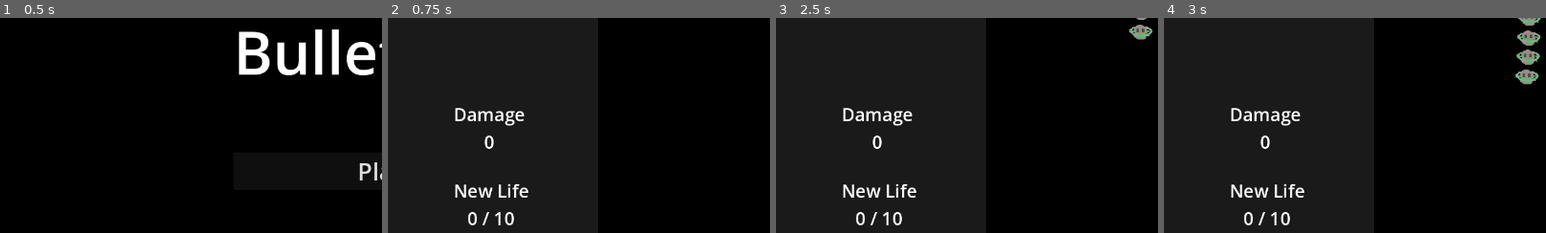
Above: before the commit, frames 1-4 (left to right).
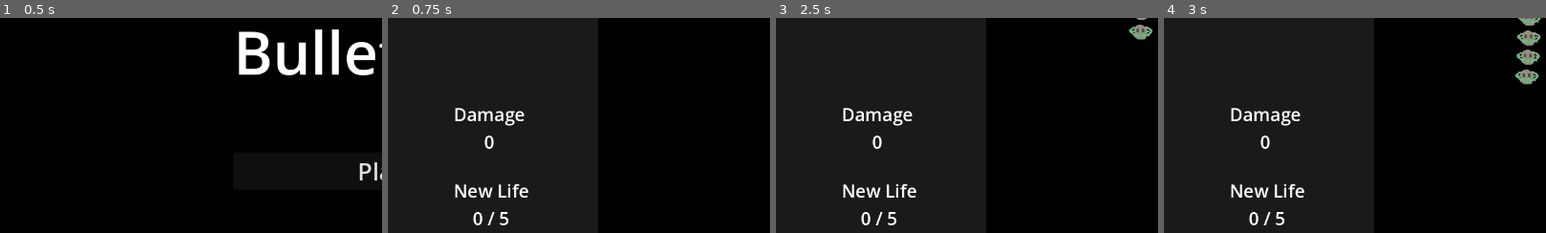
Above: after the commit, the same moments.

Repository: lukeledvina/Bullet-Hell-Godot
Game: Godot game, scene res://Scenes/main_menu.tscn
The game is run twice, just before and just after one commit, with the same random seed, the same clock (stepped at 60 frames per second) and the same inputs.
Inputs:
- Up to frame 1 (0.5 s): no input
- Up to frame 2 (0.75 s): click "Play" at 0.5 s
- Up to frame 3 (2.5 s): tap Enter at 1.25 s; hold D (right) 1.28-2.03 s; hold Space (shoot) 1.28-2.03 s; hold S (down) from 2.03 s (still down); tap Shift (slow) at 2.1 s
- Up to frame 4 (3 s): release S (down) at 2.78 s; hold D (right) from 2.78 s (still down); hold Space (shoot) from 2.78 s (still down)
The pictures show only the part of the screen within x 0-50%, y 16-66%; the shares and areas given below are measured in that part.

Frame 1 is identical in both runs. In frame 2, 0.4% of the frame differs, in the area x 21-33%, y 90-97%; in frame 3, 0.4%; in frame 4, 0.4%.

Commit message:
Added power-ups

Diff:
--- /dev/null
+++ b/Scenes/PowerUps/damage_power_up.tscn
@@ -0,0 +1,8 @@
+[gd_scene load_steps=2 format=3 uid="uid://cry2ksx3dg8cu"]
+
+[ext_resource type="PackedScene" uid="uid://c8y0kuuye1tn5" path="res://Scenes/PowerUps/power_up.tscn" id="1_faxhi"]
+
+[node name="DamagePowerUp" instance=ExtResource("1_faxhi")]
+
+[node name="Sprite2D" parent="." index="1"]
+modulate = Color(1, 0.345098, 0, 1)
--- /dev/null
+++ b/Scenes/PowerUps/life_power_up.tscn
@@ -0,0 +1,8 @@
+[gd_scene load_steps=2 format=3 uid="uid://chpfeyr24roxi"]
+
+[ext_resource type="PackedScene" uid="uid://c8y0kuuye1tn5" path="res://Scenes/PowerUps/power_up.tscn" id="1_fr76f"]
+
+[node name="LifePowerUp" instance=ExtResource("1_fr76f")]
+
+[node name="Sprite2D" parent="." index="1"]
+modulate = Color(0, 1, 0, 1)
--- /dev/null
+++ b/Scenes/PowerUps/power_up.tscn
@@ -0,0 +1,23 @@
+[gd_scene load_steps=4 format=3 uid="uid://c8y0kuuye1tn5"]
+
+[ext_resource type="Script" path="res://Scripts/power_up.gd" id="1_rnxrk"]
+[ext_resource type="Texture2D" uid="uid://b7dbljpgiixi7" path="res://Assets/white_square.png" id="2_tw58v"]
+
+[sub_resource type="RectangleShape2D" id="RectangleShape2D_ugjln"]
+size = Vector2(16, 16)
+
+[node name="PowerUp" type="Area2D"]
+collision_layer = 8
+script = ExtResource("1_rnxrk")
+
+[node name="CollisionShape2D" type="CollisionShape2D" parent="."]
+shape = SubResource("RectangleShape2D_ugjln")
+
+[node name="Sprite2D" type="Sprite2D" parent="."]
+texture = ExtResource("2_tw58v")
+
+[node name="DespawnTimer" type="Timer" parent="."]
+wait_time = 20.0
+
+[connection signal="body_entered" from="." to="." method="_on_body_entered"]
+[connection signal="timeout" from="DespawnTimer" to="." method="_on_despawn_timer_timeout"]
--- a/Scenes/level.tscn
+++ b/Scenes/level.tscn
@@ -169,4 +169,4 @@
 [node name="LifeProgressNumber" type="Label" parent="UserInterface/MarginContainer/PowerUpContainer/LifePowerUpContainer"]
 layout_mode = 2
 size_flags_horizontal = 4
-text = "0 / 10"
+text = "0 / 5"
--- a/Scripts/enemy.gd
+++ b/Scripts/enemy.gd
@@ -2,14 +2,14 @@
 class_name Enemy
 
 signal enemy_shooting(enemy_pos)
-signal enemy_killed(score_value)
+signal enemy_killed(score_value, damage_power_up_progress, life_power_up_progress, enemy_position)
 signal enemy_projectile_created(projectile)
 
 
 var can_attack: bool = true
 
-@onready var damage_power_up_progress: int = 1
-@onready var life_power_up_progress: int = 1
+@export var damage_power_up_value: int = 1
+@export var life_power_up_value: int = 1
 @export var score_value: int = 100
 @export var progress_speed: float = 100
 @export var attack_point: float = 300
@@ -33,7 +33,7 @@
 var health: int = 1:
 	set(value):
 		if value <= 0:
-			emit_signal("enemy_killed", score_value, damage_power_up_progress, life_power_up_progress)
+			emit_signal("enemy_killed", score_value, damage_power_up_value, life_power_up_value, global_position)
 			queue_free()
 		else:
 			health = value
--- a/Scripts/level.gd
+++ b/Scripts/level.gd
@@ -36,12 +36,12 @@
 	game.global_position.y -= game_scroll_speed * delta
 
 
-func _on_enemy_killed(score_value, damage_power_up_progress, life_power_up_progress):
+func _on_enemy_killed(score_value, damage_power_up_progress, life_power_up_progress, enemy_position):
 	Globals.score += score_value
 	score_number_label.text = str(Globals.score)
 
 	# increment values needed to spawn the power ups, if the values are reached, spawn them
-	power_up_manager.update_values(damage_power_up_progress, life_power_up_progress)
+	power_up_manager.update_values(damage_power_up_progress, life_power_up_progress, enemy_position)
 
 
 func _on_enemy_projectile_created(projectile):
--- /dev/null
+++ b/Scripts/power_up.gd
@@ -0,0 +1,25 @@
+extends Area2D
+
+signal collected()
+
+var speed: int = 50
+# on spawn, go up, and then start falling, once you reach a max speed, keep it constant
+
+func ready():
+	#var movement_tween = get_tree().create_tween()
+	#
+	#movement_tween.tween_property(self, "position", Vector2(0, -100), 1)
+	#movement_tween.tween_property(self, "position", Vector2(0, 300), 3)
+	pass
+
+func _physics_process(delta):
+	global_position.y += speed * delta
+
+
+func _on_body_entered(_body):
+	emit_signal("collected")
+	queue_free()
+
+
+func _on_despawn_timer_timeout():
+	queue_free()
--- a/Scripts/power_up_manager.gd
+++ b/Scripts/power_up_manager.gd
@@ -1,4 +1,10 @@
 extends Node
+
+@onready var damage_number_label: Label = $"../UserInterface/MarginContainer/PowerUpContainer/DamagePowerUpContainer/DamageNumber"
+@onready var life_progress_label: Label = $"../UserInterface/MarginContainer/PowerUpContainer/LifePowerUpContainer/LifeProgressNumber"
+
+var damage_power_up_scene: PackedScene = preload("res://Scenes/PowerUps/damage_power_up.tscn")
+var life_power_up_scene: PackedScene = preload("res://Scenes/PowerUps/life_power_up.tscn")
 
 # progress to next power-up drop
 var current_damage_progress: int = 0
@@ -6,34 +12,68 @@
 
 # value that must be reached to spawn the next power-up
 var damage_progress_breakpoint: int = 10
-var life_progress_breakpoint: int = 10
+var life_progress_breakpoint: int = 15
 
 # values to manage when behavior differs from regular increments, ( noticable change to damage + size ) or max lives
+var next_life_progress: int = 0
+var next_life_breakpoint: int = 5
 var damage_upgrade_breakpoint: int = 20
 var max_damage: int = 150
 var max_lives: int = 5
 
-func update_values(damage_value, life_value):
+func update_values(damage_value, life_value, enemy_position):
 	current_damage_progress += damage_value
 	current_life_progress += life_value
 
 	if current_damage_progress >= damage_progress_breakpoint:
-		if Globals.player_damage >= max_damage:
-			Globals.score += 1000
-		else:
-			Globals.player_damage += 1
+		current_damage_progress = 0
+		var damage_power_up = damage_power_up_scene.instantiate()
+		damage_power_up.global_position = enemy_position
+		call_deferred("add_child", damage_power_up)
 
-		if Globals.player_damage % damage_upgrade_breakpoint == 0:
-			large_damage_upgrade()
-
-		current_damage_progress = 0
+		damage_power_up.connect("collected", _on_damage_power_up_collected)
+		return
 
 	if current_life_progress >= life_progress_breakpoint:
+		current_life_progress = 0
+		var life_power_up = life_power_up_scene.instantiate()
+		life_power_up.global_position = enemy_position
+		call_deferred("add_child", life_power_up)
+
+		life_power_up.connect("collected", on_life_power_up_collected)
+
+
+
+func _on_damage_power_up_collected():
+	if Globals.player_damage >= max_damage:
+		Globals.score += 1000
+	else:
+
+		#This currently does nothing
+		Globals.player_damage += 1
+
+	if Globals.player_damage % damage_upgrade_breakpoint == 0:
+		large_damage_upgrade()
+
+	damage_number_label.text = str(Globals.player_damage)
+
+	current_damage_progress = 0
+
+
+func on_life_power_up_collected():
+	# increment until reaching 10, then add a life
+	next_life_progress += 1
+	# update the UI
+
+	if next_life_progress % next_life_breakpoint == 0:
+		next_life_progress = 0
 		if Globals.player_lives >= max_lives:
 			Globals.score += 1000
 		else:
 			Globals.player_lives += 1
-		current_life_progress = 0
+
+	life_progress_label.text = "%d / 5" % Globals.player_lives
+
 
 func large_damage_upgrade():
 	# increase size, perhaps shooting speed (maybe), change particle effects, etc...
--- a/Scripts/test_level.gd
+++ b/Scripts/test_level.gd
@@ -3,5 +3,5 @@
 
 func _on_level_progress_area_entered(_area):
 	offset = Vector2(300, 0)
-	spawn_enemies(evil_floaty, 8, floaty_path_1, true, floaty_path_1_offset, floaty_time)
-	spawn_enemies(evil_floaty, 8, floaty_path_1, true, floaty_path_1_offset + parallel_offset, floaty_time)
+	spawn_enemies(evil_floaty, 50, floaty_path_1, true, floaty_path_1_offset, floaty_time)
+	spawn_enemies(evil_floaty, 50, floaty_path_1, true, floaty_path_1_offset + parallel_offset, floaty_time)
--- a/project.godot
+++ b/project.godot
@@ -73,7 +73,7 @@
 2d_physics/layer_1="Player"
 2d_physics/layer_2="Enemies"
 2d_physics/layer_3="PlayerProjectiles"
-2d_physics/layer_4="Pickups"
+2d_physics/layer_4="PowerUps"
 2d_physics/layer_5="Boundaries"
 2d_physics/layer_6="EnemyProjectiles"
 2d_physics/layer_7="LevelProgression"
